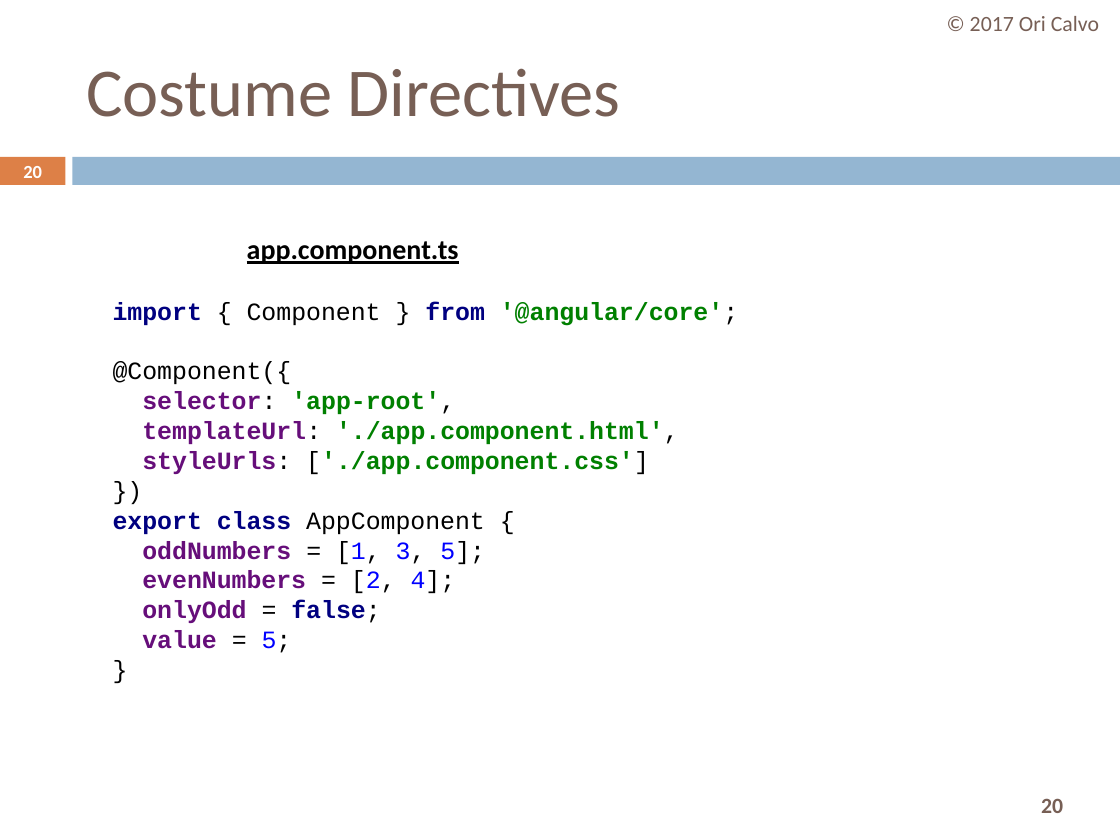
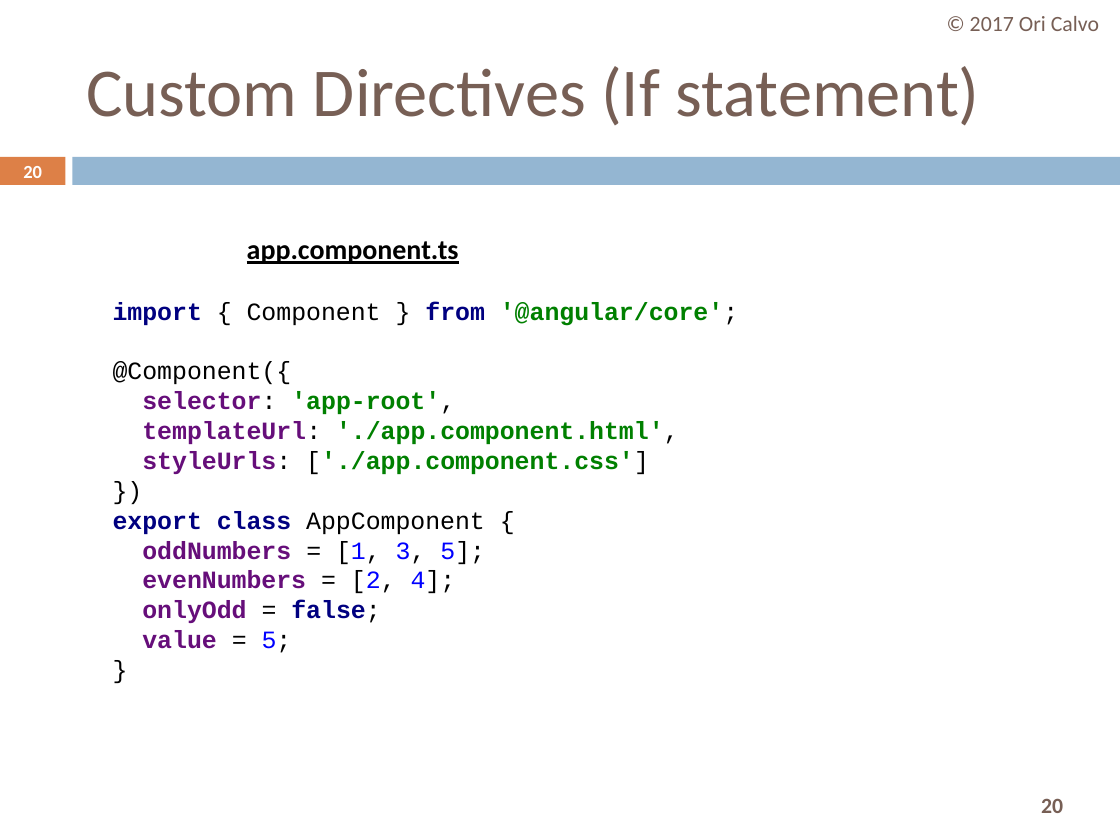
Before and after one commit to oricalvo/course-angular, a slide deck: slide 20 of PPTs/08 Custom Directives.pptx. Drawn at 1120x840 pixels with LibreOffice and Linux fonts; fonts in the diff are those of the drawing. Boxes give left, top, right and bottom in pixels: in the first picture for what was removed or moved away, otherwise in the second. Text is boxed around its words. In the diff, an @@ line names an element or a change of style, - is before the commit and + after.

```diff
--- a/PPTs/08 Custom Directives.pptx
+++ b/PPTs/08 Custom Directives.pptx
@@ title at [86,66,980,126]: text changed @@
-Costume Directives
+Custom Directives (If statement)
```
Also in this commit, not shown: 4 other slides changed, 4 slides added.
